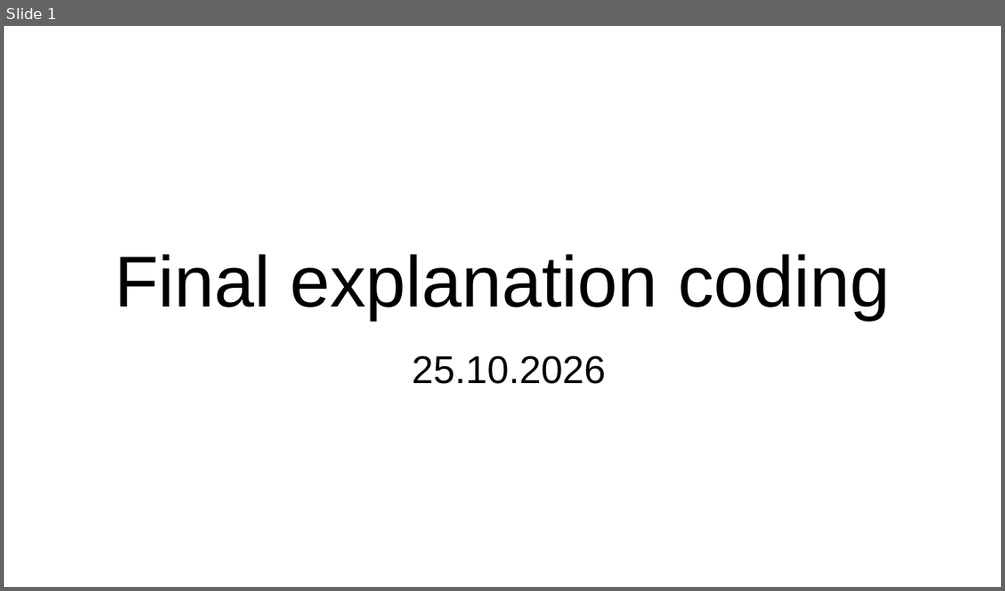
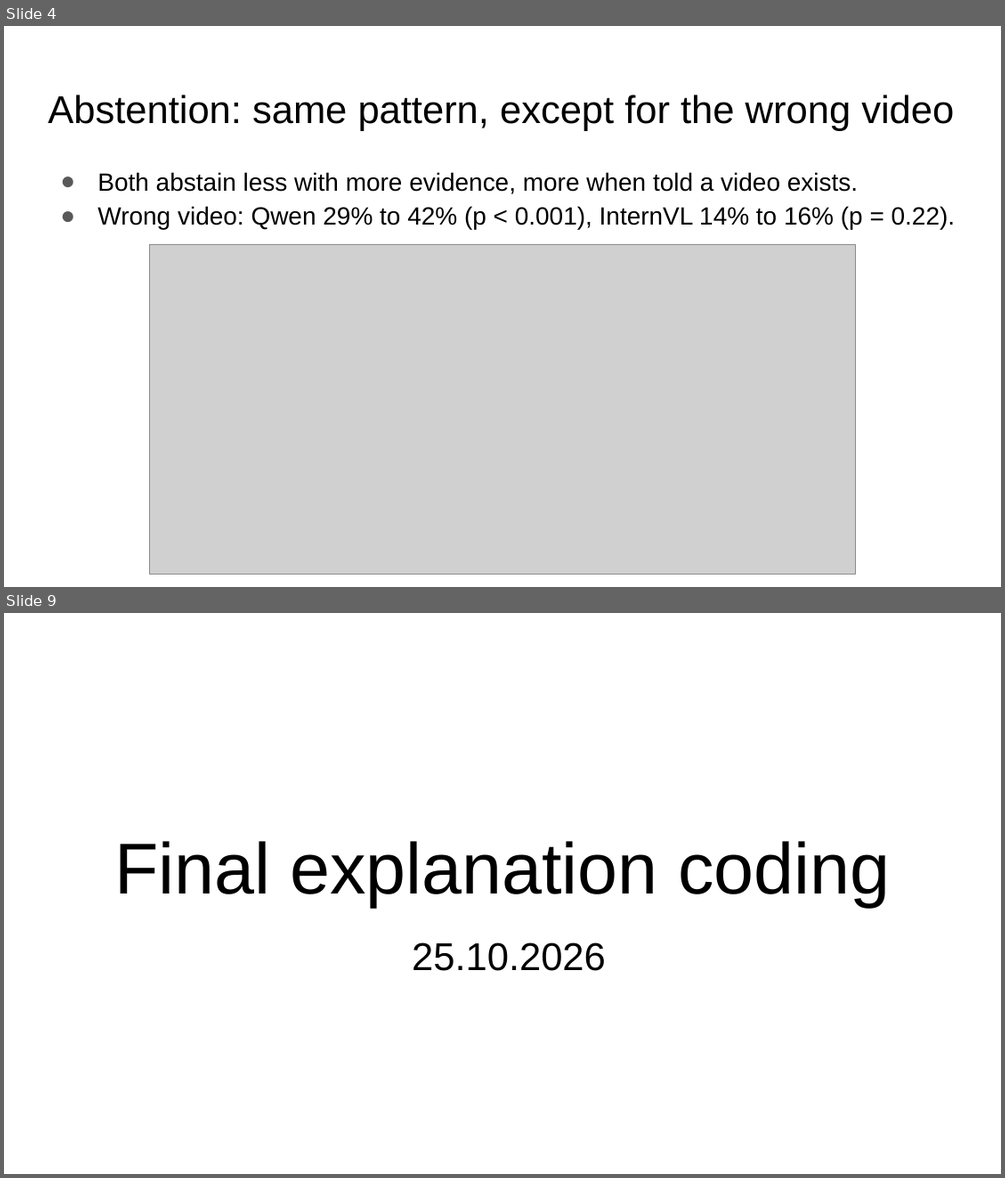
Before and after one commit to seriozh1/ai-alignment-demands-emotions, a slide deck: files/AI Alignemnt Emotions all slides.pptx. Shown one above the other, each under a label of ours: slide 1 before the commit, slides 4 and 9 after it; the slides between them are not shown. The pictures are 1005x591 and 1005x1178 pixels, drawn with LibreOffice and Linux fonts; fonts in the diff are those of the drawing; grey boxes stand for pictures. Boxes give left, top, right and bottom in pixels: in the first picture for what was removed or moved away, otherwise in the second. Text is boxed around its words. In the diff, an @@ line names an element or a change of style, - is before the commit and + after.

Commit message:
3-rd model qwen_v1 test

```diff
--- a/files/AI Alignemnt Emotions all slides.pptx
+++ b/files/AI Alignemnt Emotions all slides.pptx
@@ slide 4 added at box(4, 26, 1001, 587), background #FFFFFF @@
@@ title added at box(48, 95, 954, 131), 28 pt, text #000000 @@
+Abstention: same pattern, except for the wrong video
@@ text added at box(97, 172, 955, 230), 18 pt, text #000000 @@
+● Both abstain less with more evidence, more when told a video exists.
+● Wrong video: Qwen 29% to 42% (p < 0.001), InternVL 14% to 16% (p = 0.22).
@@ picture added at box(150, 244, 855, 573) @@
@@ what was slide 1 is now slide 9 @@
```
Also in this commit, not shown: 7 other slides added, 29 other files.
